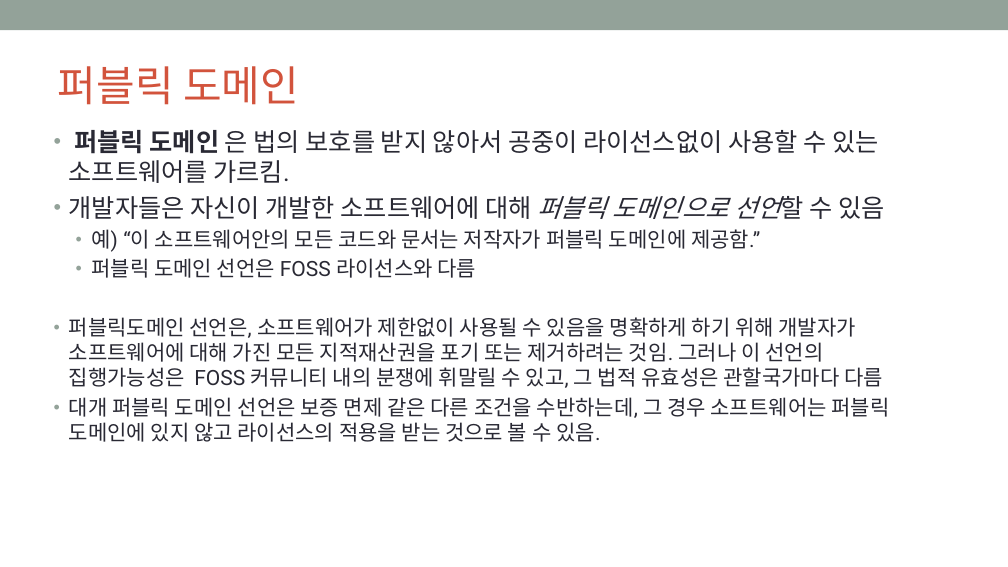
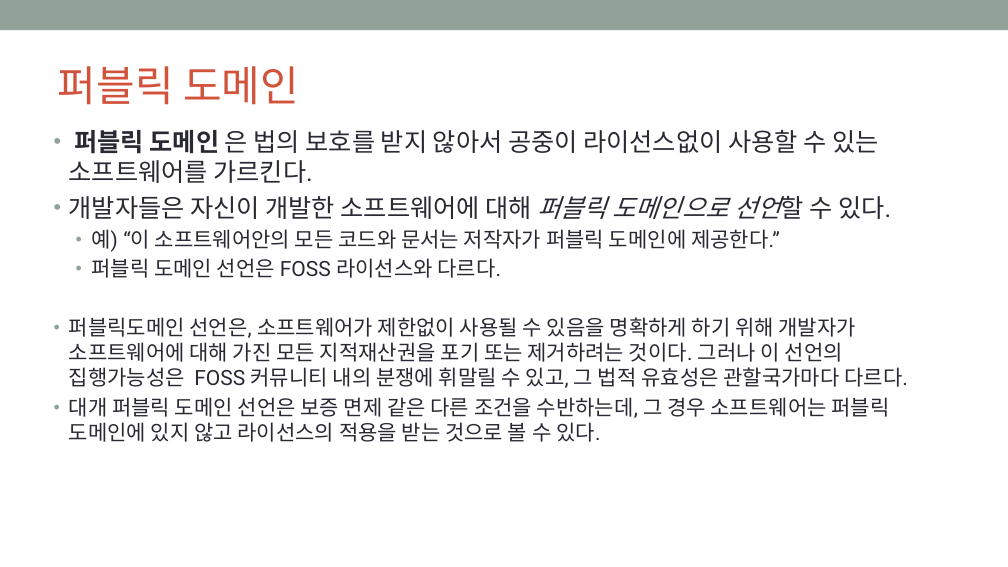
Before and after one commit to OpenChain-KWG/Curriculum-Translation-KR, a slide deck: slide 19 of target/slides/openchain-curriculum-for-1-1.pptx. Drawn at 1008x567 pixels with LibreOffice and Linux fonts; fonts in the diff are those of the drawing; background and template pictures are left out. Boxes give left, top, right and bottom in pixels: in the first picture for what was removed or moved away, otherwise in the second. Text is boxed around its words. In the diff, an @@ line names an element or a change of style, - is before the commit and + after.

```diff
--- a/target/slides/openchain-curriculum-for-1-1.pptx
+++ b/target/slides/openchain-curriculum-for-1-1.pptx
@@ text at bbox=[69, 130, 908, 442]: text changed @@
-• 퍼블릭 도메인 은 법의 보호를 받지 않아서 공중이 라이선스없이 사용할 수 있는 소프트웨어를 가르킴.
-• 개발자들은 자신이 개발한 소프트웨어에 대해 퍼블릭 도메인으로 선언할 수 있음
-  • 예) “이 소프트웨어안의 모든 코드와 문서는 저작자가 퍼블릭 도메인에 제공함.”
-  • 퍼블릭 도메인 선언은 FOSS 라이선스와 다름
-• 퍼블릭도메인 선언은, 소프트웨어가 제한없이 사용될 수 있음을 명확하게 하기 위해 개발자가 소프트웨어에 대해 가진 모든 지적재산권을 포기 또는 제거하려는 것임. 그러나 이 선언의 집행가능성은 FOSS 커뮤니티 내의 분쟁에 휘말릴 수 있고, 그 법적 유효성은 관할국가마다 다름
-• 대개 퍼블릭 도메인 선언은 보증 면제 같은 다른 조건을 수반하는데, 그 경우 소프트웨어는 퍼블릭 도메인에 있지 않고 라이선스의 적용을 받는 것으로 볼 수 있음.
+• 퍼블릭 도메인 은 법의 보호를 받지 않아서 공중이 라이선스없이 사용할 수 있는 소프트웨어를 가르킨다.
+• 개발자들은 자신이 개발한 소프트웨어에 대해 퍼블릭 도메인으로 선언할 수 있다.
+  • 예) “이 소프트웨어안의 모든 코드와 문서는 저작자가 퍼블릭 도메인에 제공한다.”
+  • 퍼블릭 도메인 선언은 FOSS 라이선스와 다르다.
+• 퍼블릭도메인 선언은, 소프트웨어가 제한없이 사용될 수 있음을 명확하게 하기 위해 개발자가 소프트웨어에 대해 가진 모든 지적재산권을 포기 또는 제거하려는 것이다. 그러나 이 선언의 집행가능성은 FOSS 커뮤니티 내의 분쟁에 휘말릴 수 있고, 그 법적 유효성은 관할국가마다 다르다.
+• 대개 퍼블릭 도메인 선언은 보증 면제 같은 다른 조건을 수반하는데, 그 경우 소프트웨어는 퍼블릭 도메인에 있지 않고 라이선스의 적용을 받는 것으로 볼 수 있다.
```
Also in this commit, not shown: 35 other slides changed, 7 other files.
